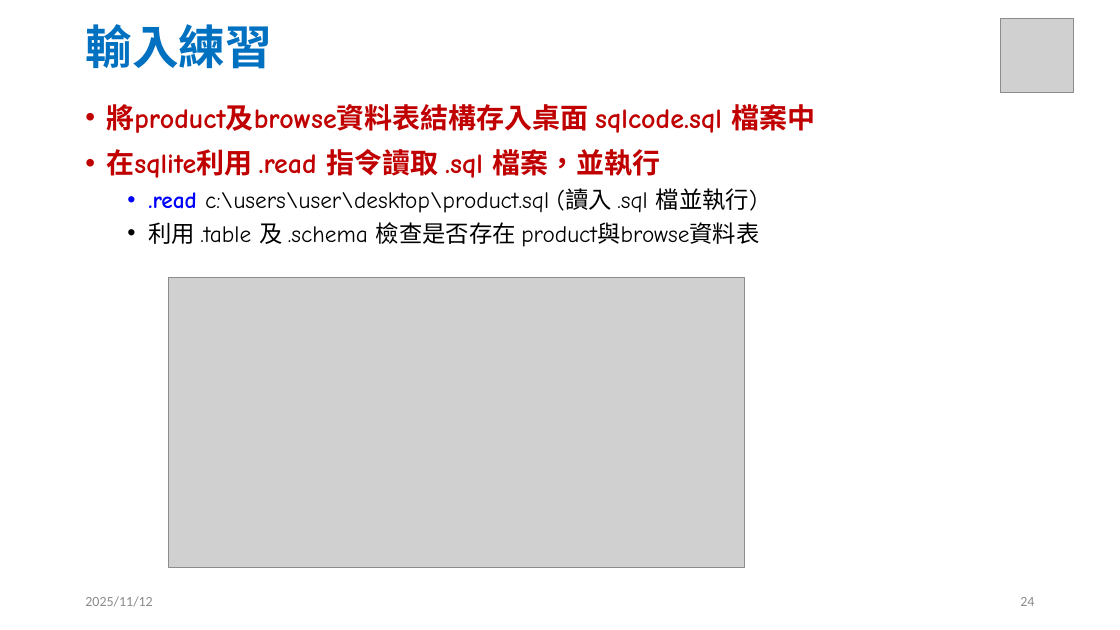
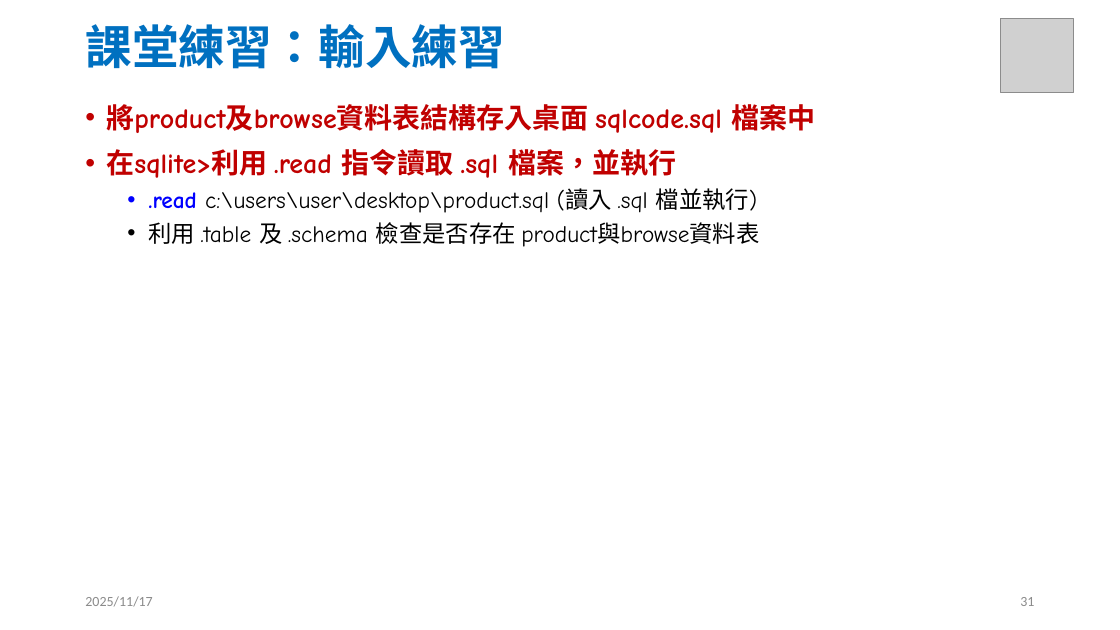
Before and after one commit to jc7qx/2025DB, a slide deck: slide 31 of slides/w10SQL1.pptx (slide 24 before the commit). Drawn at 1120x630 pixels with LibreOffice and Linux fonts; fonts in the diff are those of the drawing; grey boxes stand for pictures. Boxes give left, top, right and bottom in pixels: in the first picture for what was removed or moved away, otherwise in the second. Text is boxed around its words. In the diff, an @@ line names an element or a change of style, - is before the commit and + after.

```diff
--- a/slides/w10SQL1.pptx
+++ b/slides/w10SQL1.pptx
@@ title at <box>85,24,505,69</box>: text changed @@
-輸入練習
+課堂練習：輸入練習
@@ text at <box>106,149,676,178</box>: text changed @@
-• 在sqlite利用 .read 指令讀取 .sql 檔案，並執行
+• 在sqlite>利用 .read 指令讀取 .sql 檔案，並執行
@@ picture removed at <box>169,277,744,568</box> @@
@@ text at <box>85,596,152,607</box>: text changed @@
-2025/11/12
+2025/11/17
@@ page number at <box>1020,597,1034,606</box>: text changed @@
-24
+31
```
Also in this commit, not shown: 38 other slides changed, 9 slides added, 19 slides removed, 3 other files.
